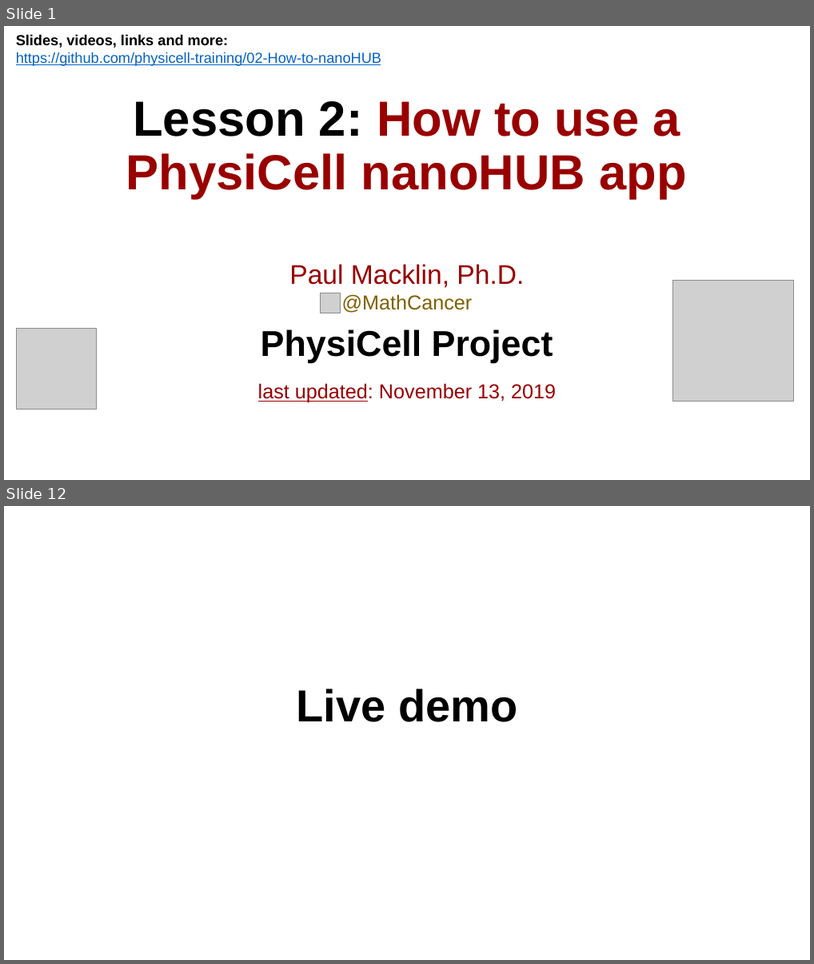
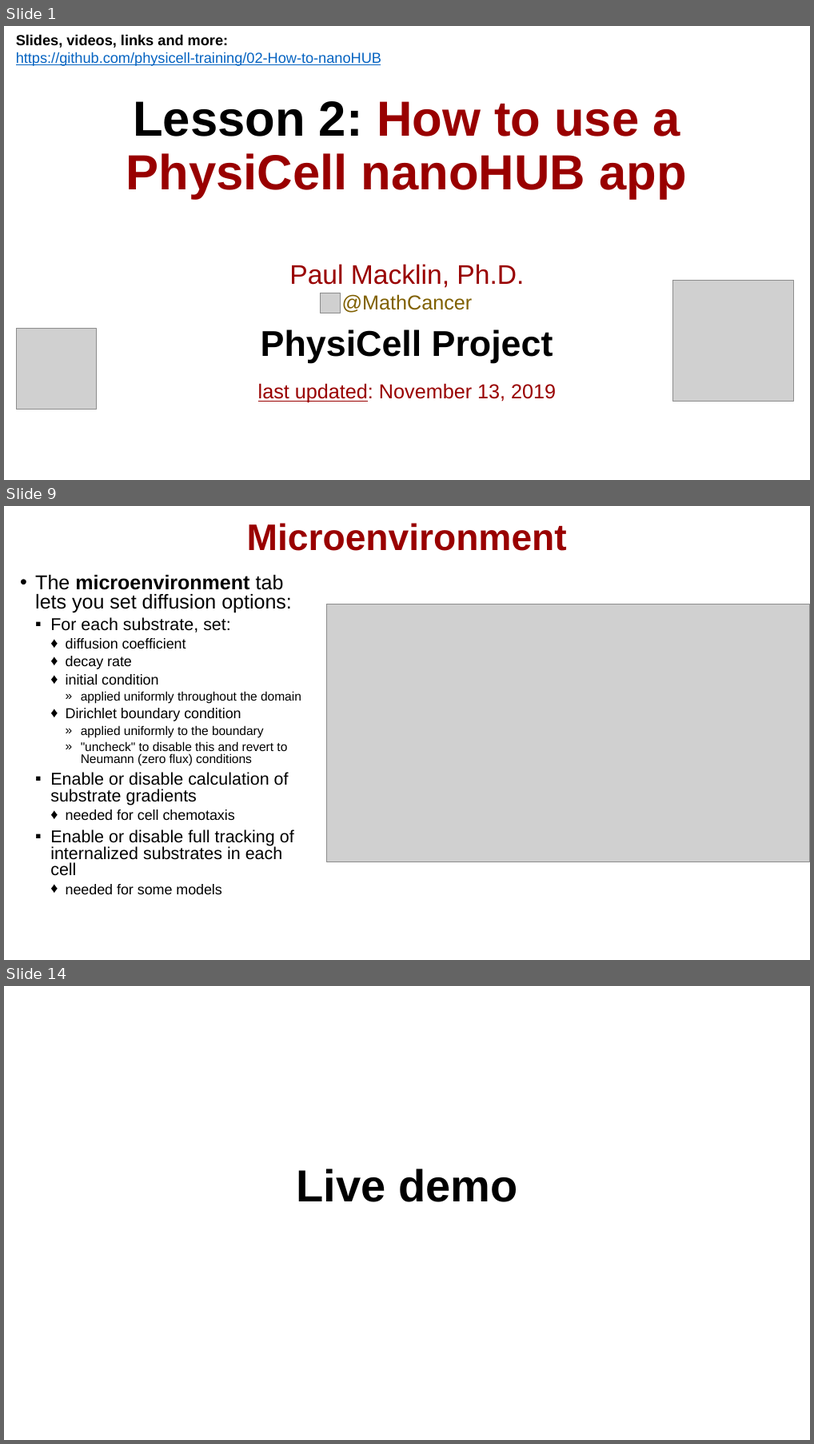
Before and after one commit to physicell-training/02-How-to-nanoHUB, a slide deck: pptx_source/02-How-to-nanoHUB.pptx. Shown one above the other, each under a label of ours: slides 1 and 12 before the commit, slides 1, 9 and 14 after it; the slides between them are not shown. The pictures are 814x964 and 814x1444 pixels, drawn with LibreOffice and Linux fonts; fonts in the diff are those of the drawing; grey boxes stand for pictures; background and template pictures are left out. Boxes give left, top, right and bottom in pixels: in the first picture for what was removed or moved away, otherwise in the second. Text is boxed around its words. In the diff, an @@ line names an element or a change of style, - is before the commit and + after.

```diff
--- a/pptx_source/02-How-to-nanoHUB.pptx
+++ b/pptx_source/02-How-to-nanoHUB.pptx
@@ slide 9 added at [4, 506, 810, 960], background #FFFFFF @@
@@ title added at [247, 523, 567, 551], 33 pt, text #990000, bold @@
+Microenvironment
@@ text added at [35, 575, 302, 894], 15.3 pt, text #000000 @@
+• The microenvironment tab lets you set diffusion options:
+  ▪ For each substrate, set:
+    ♦ diffusion coefficient
+    ♦ decay rate
+    ♦ initial condition
+      » applied uniformly throughout the domain
+    ♦ Dirichlet boundary condition
+      » applied uniformly to the boundary
+      » "uncheck" to disable this and revert to Neumann (zero flux) conditions
+  ▪ Enable or disable calculation of substrate gradients
+    ♦ needed for cell chemotaxis
+  ▪ Enable or disable full tracking of internalized substrates in each cell
+    ♦ needed for some models
@@ picture added at [326, 604, 810, 862] @@
@@ what was slide 12 is now slide 14 @@
```
Also in this commit, not shown: 5 slides changed, 6 other slides added, 5 slides removed, 1 other file.
